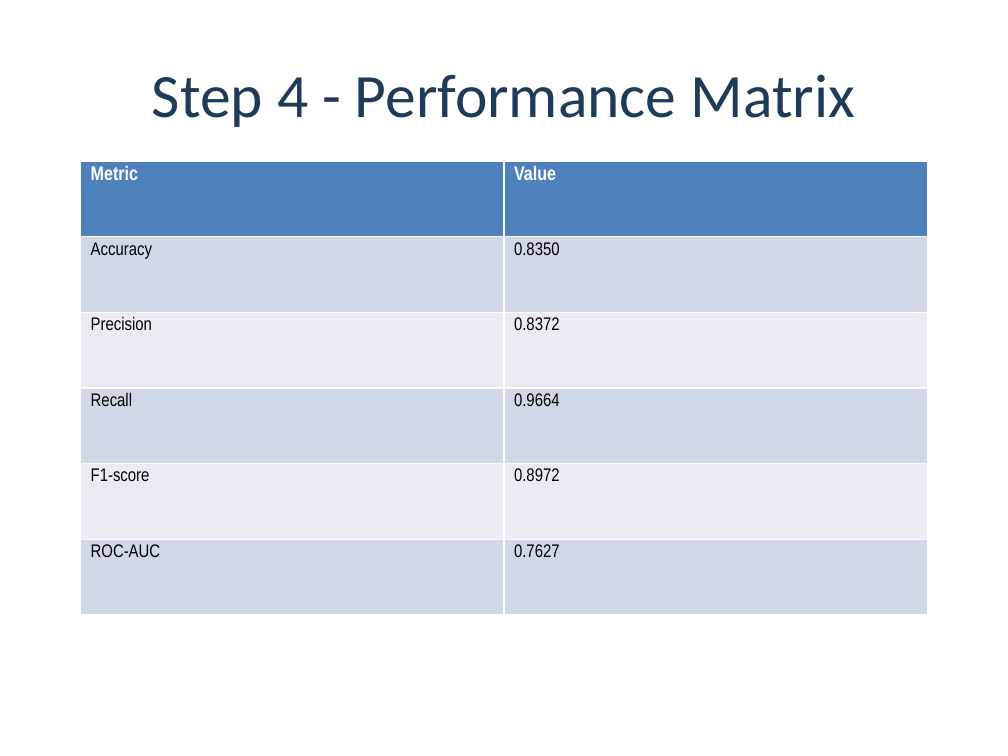
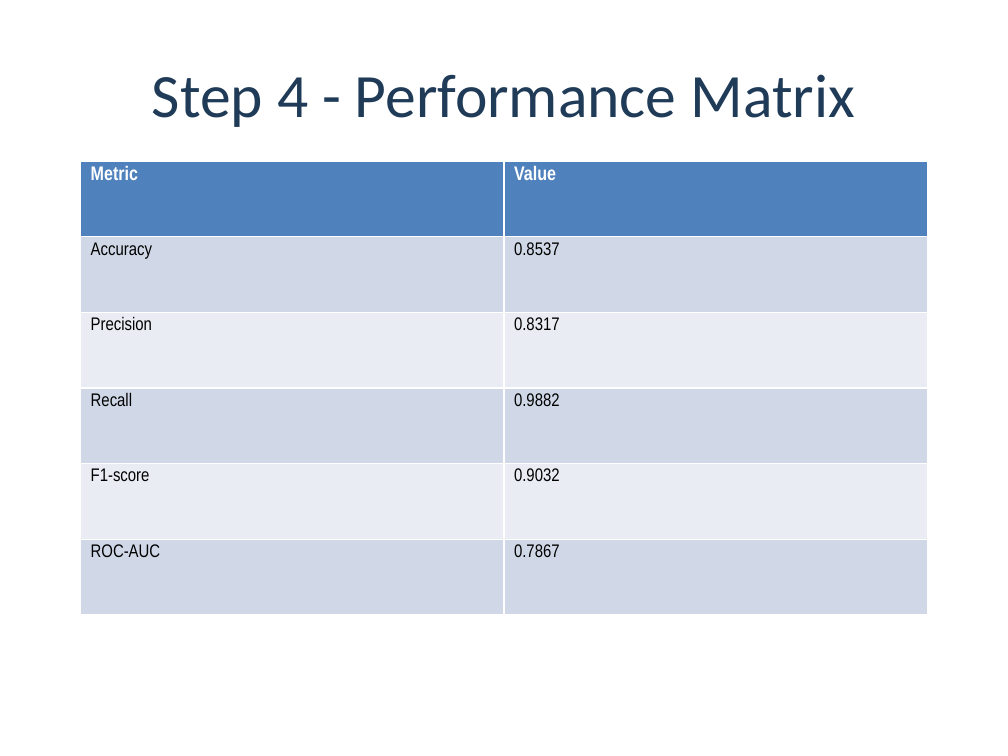
Before and after one commit to molisezx/-motz-loan-prediction-, a slide deck: slide 12 of presentation/DIAL3110_Loan_Prediction_Slides.pptx. Drawn at 1008x756 pixels with LibreOffice and Linux fonts; fonts in the diff are those of the drawing. Boxes give left, top, right and bottom in pixels: in the first picture for what was removed or moved away, otherwise in the second. Text is boxed around its words. In the diff, an @@ line names an element or a change of style, - is before the commit and + after.

```diff
--- a/presentation/DIAL3110_Loan_Prediction_Slides.pptx
+++ b/presentation/DIAL3110_Loan_Prediction_Slides.pptx
@@ table at [81,161,927,615] @@
-row 2, column 2: 0.8350
+row 2, column 2: 0.8537
-row 3, column 2: 0.8372
+row 3, column 2: 0.8317
-row 4, column 2: 0.9664
+row 4, column 2: 0.9882
-row 5, column 2: 0.8972
+row 5, column 2: 0.9032
-row 6, column 2: 0.7627
+row 6, column 2: 0.7867
```
Also in this commit, not shown: 6 other slides changed, 40 other files.
